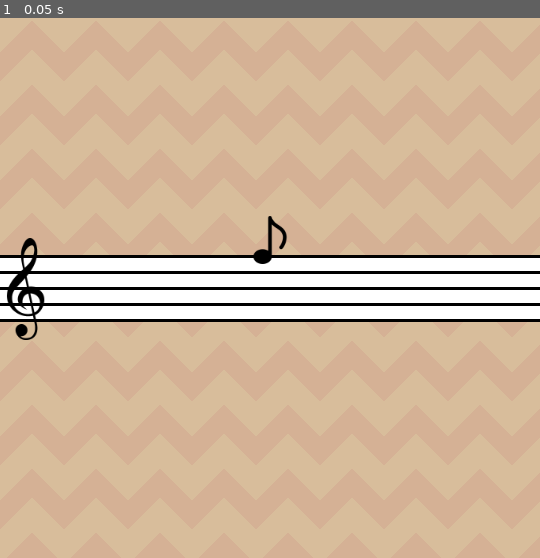
Above: before the commit, frame 1.
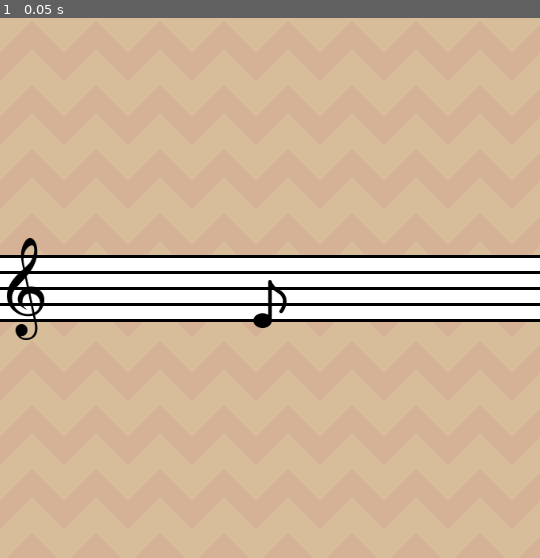
Above: after the commit, the same moment.

Repository: ChargeIn/PianoLearner
Game: Godot game, scene res://scenes/type_game/type_game.tscn
The game is run twice, just before and just after one commit, with the same random seed, the same clock (stepped at 60 frames per second) and the same inputs. This scene is started directly instead of the project's main scene.
Inputs:
- Up to frame 1 (0.05 s): no input

The runs differ from the first frame. In frame 1, 0.3% of the frame differs, in the area x 46-54%, y 36-58%.

Commit message:
Added basic note generation

Diff:
--- a/godot/scenes/type_game/type_game.gd
+++ b/godot/scenes/type_game/type_game.gd
@@ -3,22 +3,53 @@
 @onready var noteScene = preload("res://scenes/type_game/note/note.tscn")
 @onready var note_spawn = %NoteSpawn
 
+enum GameMode {
+	WHITE_NOTES_ONLY,
+	ALL_NOTES,
+}
+
+const BASE_VOLIN_C_NOTE = 60
+
+var spawn_range = 12
+var game_mode = GameMode.WHITE_NOTES_ONLY
+
 var spawned_notes = []
 
 func _ready() -> void:
 	PianoManager.note_pressed.connect(_note_pressed)
-	_spawrn_note()
+	_spawn_note()
 
-func _spawrn_note() -> void:
+func _spawn_note() -> void:
 	for n in spawned_notes:
 		remove_child(n)
 
+	spawned_notes.clear()
+
 	var new_note = noteScene.instantiate()
-	new_note.init(78)
+	new_note.init(generate_note())
 	new_note.move(note_spawn.position.x - size.x / 2, note_spawn.position.y)
 	call_deferred("add_child", new_note)
 	spawned_notes.push_back(new_note)
 
 func _note_pressed(note: int) -> void:
 	if spawned_notes.size() == 1 && spawned_notes.get(0).noteType == note:
-		_spawrn_note()
+		_spawn_note()
+
+func generate_note() -> int:
+	var note = BASE_VOLIN_C_NOTE
+
+	if game_mode == GameMode.WHITE_NOTES_ONLY:
+		var offset = randi_range(0, spawn_range)
+
+		while is_black_note(offset):
+			offset = randi_range(0, spawn_range)
+
+		note += offset
+	else:
+		note += randi_range(0, spawn_range)
+
+	return note
+
+func is_black_note(note: int) -> bool:
+	var base = note % 12
+	return base == 1 || base == 3 || base == 6 || base == 8 || base == 10
